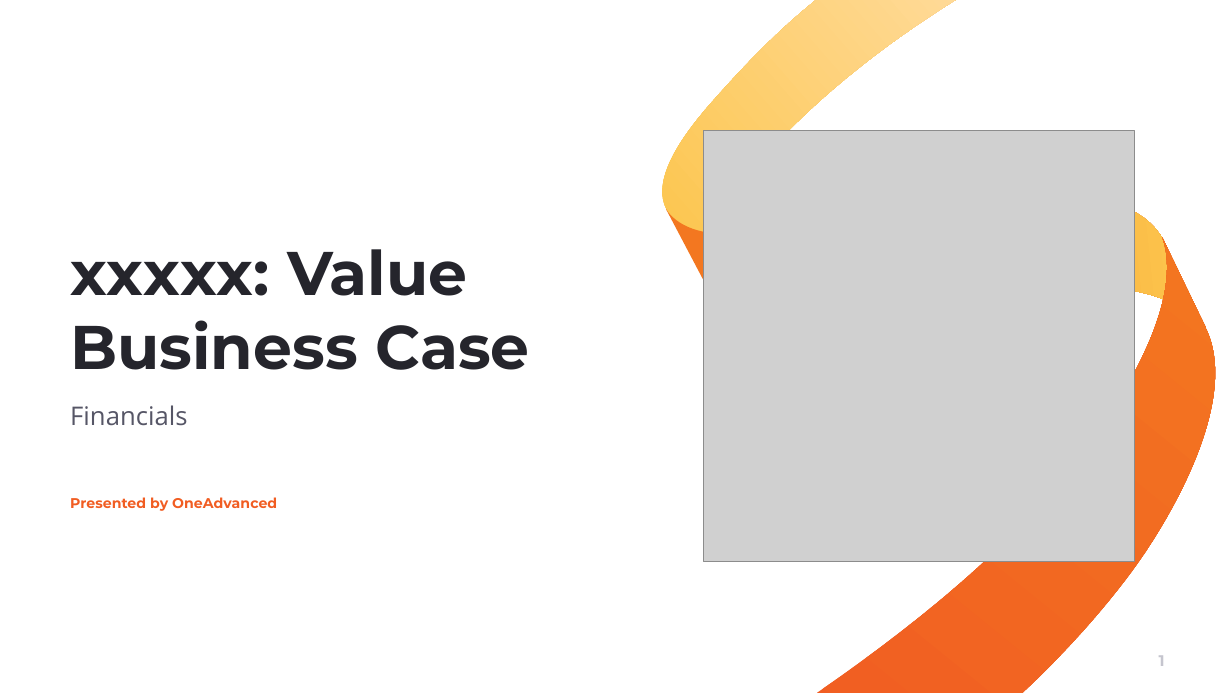
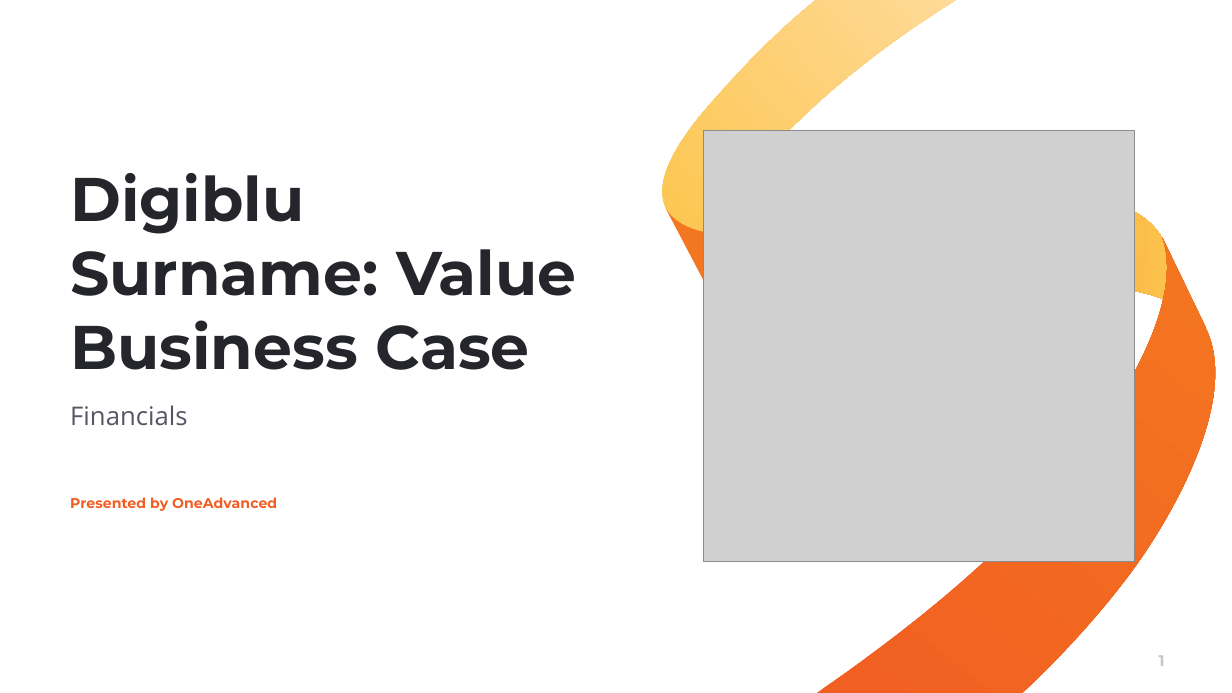
Before and after one commit to muratozdemirpiblo/ppt-api, a slide deck: slide 1 of client_output.pptx. Drawn at 1232x693 pixels with LibreOffice and Linux fonts; fonts in the diff are those of the drawing; grey boxes stand for pictures; background and template pictures are left out. Boxes give left, top, right and bottom in pixels: in the first picture for what was removed or moved away, otherwise in the second. Text is boxed around its words. In the diff, an @@ line names an element or a change of style, - is before the commit and + after.

```diff
--- a/client_output.pptx
+++ b/client_output.pptx
@@ title at box(70, 173, 576, 370): text changed @@
-xxxxx: Value Business Case
+Digiblu Surname: Value Business Case
```
Also in this commit, not shown: 4 other slides changed, 4 other files.
